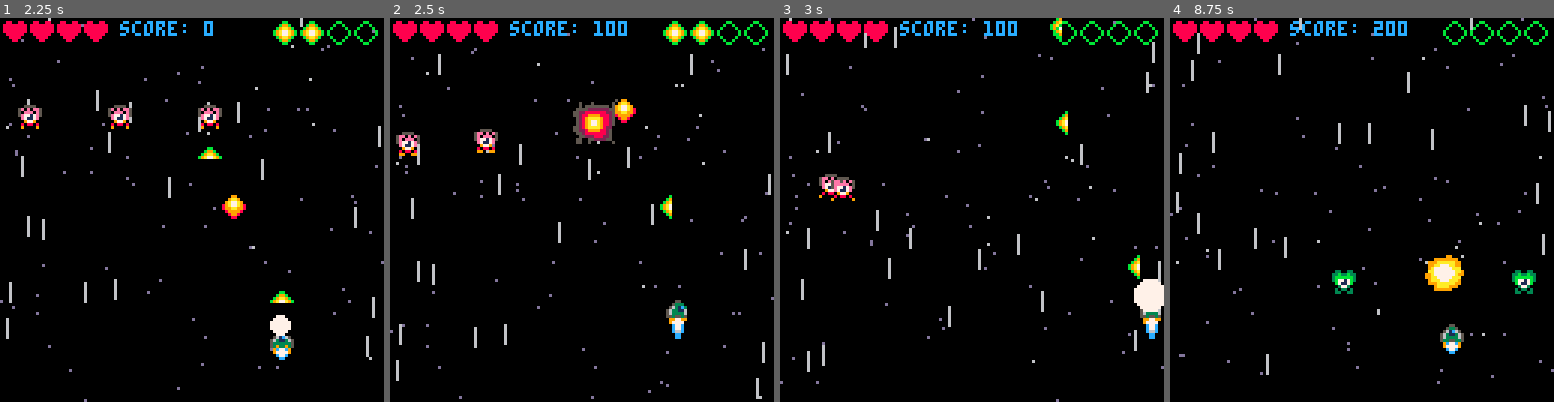
Above: before the commit, frames 1-4 (left to right).
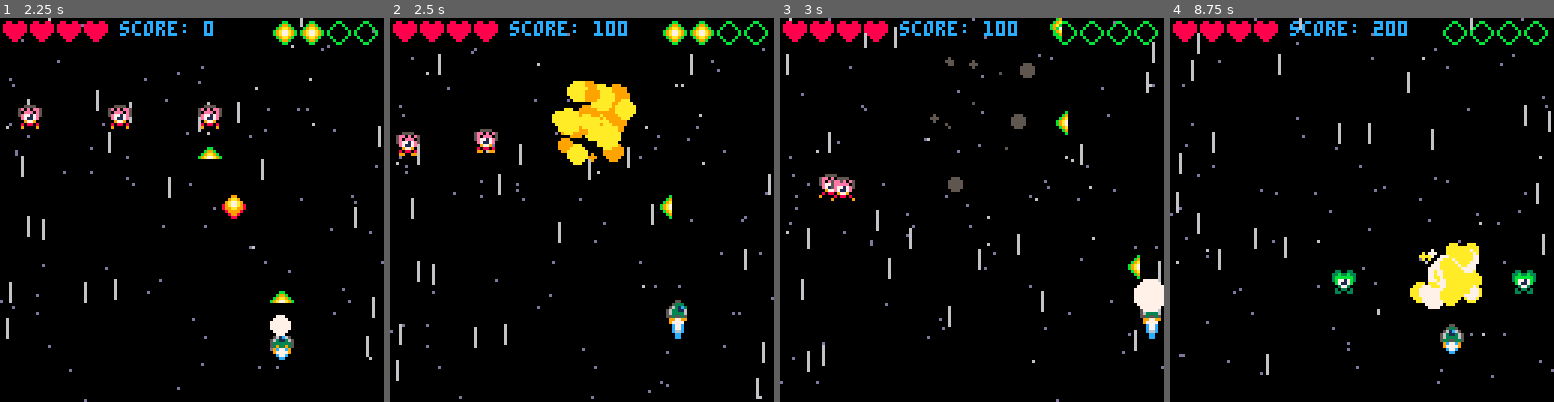
Above: after the commit, the same moments.

Repository: simonanger/pico8_shmup
Game: PICO-8 cartridge shmup.p8
The game is run twice, just before and just after one commit, with the same random seed, the same clock (stepped at 60 frames per second) and the same inputs.
Inputs:
- Up to frame 1 (2.25 s): tap X (X key) at 0.33, 1.07, 1.85 s; tap O (Z key) at 0.7, 1.7, 2.1 s; hold Right 1.6-2.1 s; hold Up from 2.15 s (still down)
- Up to frame 2 (2.5 s): release Up at 2.42 s; hold Right from 2.47 s (still down)
- Up to frame 3 (3 s): keep holding Right; tap O (Z key) at 2.5, 2.9 s; tap X (X key) at 2.97 s
- Up to frame 4 (8.75 s): release Right at 3.03 s; hold Left 3.08-3.58 s; tap O (Z key) every 0.4 s from 3.3 to 8.5 s; hold Down 3.63-3.97 s; hold Right 4.02-4.68 s; tap X (X key) every 1.12 s from 4.08 to 8.55 s; hold Up 4.73-5.03 s; hold Left 5.08-5.68 s; hold Down 5.73-6.03 s; hold Right 6.08-6.58 s; hold Right 6.63-7.13 s; hold Up 7.18-7.45 s; hold Right 7.5-8.07 s; hold Left 8.12-8.62 s; hold Down from 8.67 s (still down)

Frame 1 is identical in both runs. In frame 2, 3.0% of the frame differs, in the area x 42-65%, y 16-39%; in frame 3, 0.5%; in frame 4, 2.0%.

Commit message:
created particle effect for explosion

Diff:
--- a/shmup.p8
+++ b/shmup.p8
@@ -94,6 +94,8 @@
 
  explods={}
 
+ parts={}
+
 end
 -->8
 -- tools
@@ -177,11 +179,40 @@
 end
 
 function explode(expx,expy)
- local myex={}
- myex.x=expx
- myex.y=expy
- myex.age=1
- add(explods,myex)
+-- local myex={}
+-- myex.x=expx
+-- myex.y=expy
+-- myex.age=1
+-- add(explods,myex)
+	local myp={}
+ myp.x=expx
+ myp.y=expy
+
+ myp.sx=0
+ myp.sy=0
+
+ myp.age=0
+ myp.size=8
+ myp.maxage=0
+
+ add(parts,myp)
+
+ for i=1,30 do
+	 local myp={}
+	 myp.x=expx
+	 myp.y=expy
+
+	 myp.sx=(rnd()-0.5)*5
+	 myp.sy=(rnd()-0.5)*5
+
+	 myp.age=rnd(2)
+	 myp.size=1+rnd(4)
+	 myp.maxage=10+rnd(10)
+
+	 add(parts,myp)
+
+	end
+
 end
 -->8
 -- update
@@ -333,7 +364,7 @@
 		  	score+=100
 		  	sfx(6)
 		  	del(enemies,myen)
-		  	explode(dmgenx,dmgeny)
+		  	explode(dmgenx+4,dmgeny+4)
 		  end
 
 		  if #enemies==0 then
@@ -353,7 +384,7 @@
 		  score+=100
 		  sfx(6)
 		  del(enemies,myen)
-		  explode(dmgenx,dmgeny)
+		  explode(dmgenx+4,dmgeny+4)
 		  del(bomba,bomb)
 
 		  if #enemies==0 then
@@ -491,7 +522,7 @@
   muzzle,7)
  end
 
- --animated explosion sprite
+ --drawinf explosion
  local exframes={128,128,130,132,134,136,136}
  for myex in all(explods) do
 
@@ -514,6 +545,45 @@
   end
   circfill(dmgenx+4,dmgeny+4,
   enexpl,num)
+ end
+
+ --drawing particles
+ for myp in all(parts) do
+  local pc=7
+
+  if myp.age>5 then
+   pc=10
+  end
+  if myp.age>7 then
+   pc=9
+  end
+  if myp.age>10 then
+   pc=8
+  end
+  if myp.age>12 then
+   pc=2
+  end
+  if myp.age>15 then
+   pc=5
+  end
+
+  circfill(myp.x, myp.y,myp.size,pc)
+
+  myp.x+=myp.sx
+  myp.y+=myp.sy
+
+  myp.sx=myp.sx*0.9
+  myp.sy=myp.sy*0.9
+
+  myp.age+=1
+
+  if myp.age>myp.maxage then
+   myp.size-=0.5
+
+   if myp.size<0 then
+   	del(parts,myp)
+   end
+  end
  end
 
  print("score: "..score,40,1,12)
